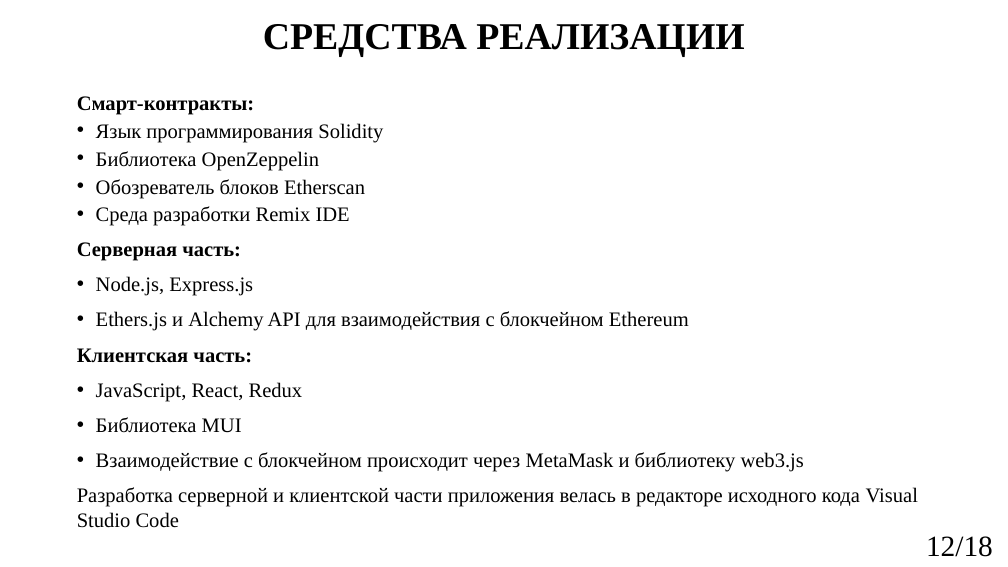
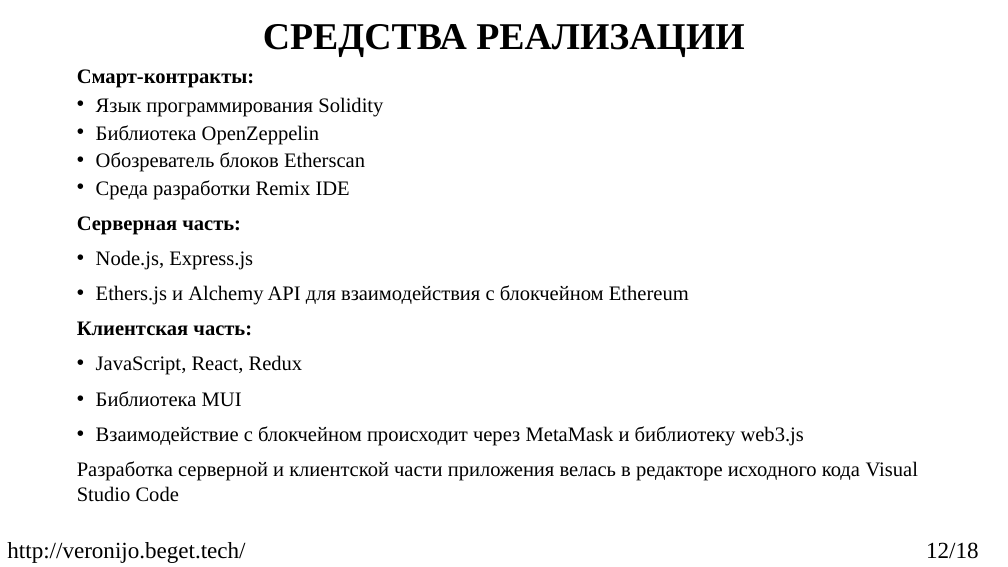
Before and after one commit to wbogatyrewa/EVoting, a slide deck: slide 12 of reports/2023_403_БогатыреваВО_slides.pptx. Drawn at 1008x567 pixels with LibreOffice and Linux fonts; fonts in the diff are those of the drawing. Boxes give left, top, right and bottom in pixels: in the first picture for what was removed or moved away, otherwise in the second. Text is boxed around its words. In the diff, an @@ line names an element or a change of style, - is before the commit and + after.

```diff
--- a/reports/2023_403_БогатыреваВО_slides.pptx
+++ b/reports/2023_403_БогатыреваВО_slides.pptx
@@ text "Смарт-контракты:": place and size @@
-text "Смарт-контракты:" at <box>77,96,918,528</box>
+text "Смарт-контракты:" at <box>77,69,918,502</box>
@@ text "12/18" at <box>926,542,979,559</box>: size 28 to 22 pt @@
@@ text added at <box>7,542,245,563</box>, 22 pt, text #000000 @@
+http://veronijo.beget.tech/
```
Also in this commit, not shown: 16 other slides changed, 1 other file.
